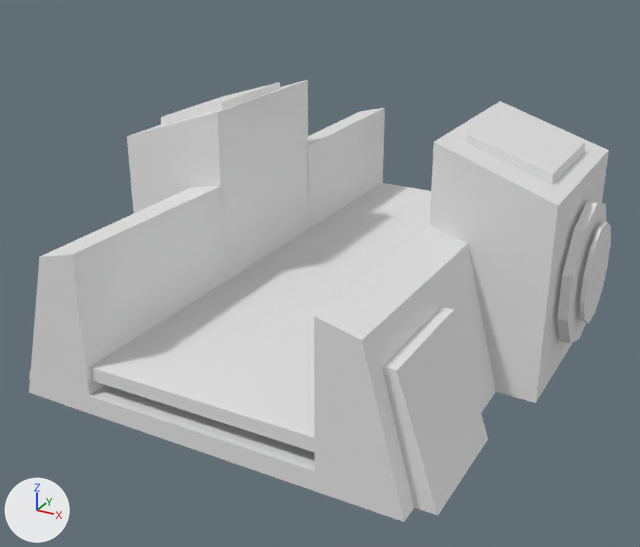
What one commit did to the glTF model Assets/Models/MetalHamAdder/MetalHamAdder.glb.
Before and after are seen from a camera (50 mm lens) standing at (1.28, -2.62, 1.42) and looking at (-0.06, -0.18, 0.2). Every picture has the same lights, and +X, +Y and +Z are marked at lower left. Materials are left out; every surface is plain grey. Where no turn or scale is listed for an object, it has been applied to the vertices. Vertices at the same position are counted once.

The first picture shows 'Belt', 'Tomato', 'cuboid', 'cuboid.001', 'cuboid.002', 'cuboid.003', 'cuboid.004', 'cylinder'.
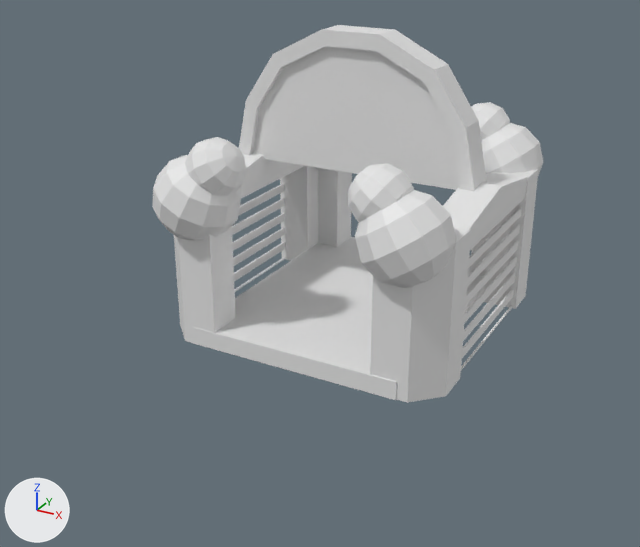
Commit message: ham and tomato adder

Location of each change, [x1, y1, x2, y2] in pixels of the pictures (640 x 547 px):
'cuboid', reshaped, moved (52% narrower, 29% shorter)
    before: [29, 82, 385, 414]
    after: [370, 169, 539, 403]
'cylinder', reshaped, moved, turned
    before: [557, 201, 607, 344]
    after: [152, 25, 543, 288]
'cuboid.003', deleted
    before: [314, 109, 585, 522]
'cuboid.004', deleted
    before: [90, 183, 431, 452]
'cuboid.001', reshaped, moved, turned
    before: [127, 80, 309, 281]
    after: [174, 147, 352, 343]
'cuboid.002', deleted
    before: [429, 101, 609, 403]
'Belt', reshaped
    before: [89, 385, 315, 491]
    after: [192, 237, 484, 400]
'Tomato', deleted
    before: [580, 221, 611, 323]
part 1 of me_mesh_1, added
    after: [469, 207, 522, 267]
part 2 of me_mesh_1, added
    after: [467, 224, 520, 287]
part 3 of me_mesh_1, added
    after: [466, 241, 519, 305]
part 4 of me_mesh_1, added
    after: [464, 257, 517, 324]
part 5 of me_mesh_1, added
    after: [463, 273, 516, 341]
part 6 of me_mesh_1, added
    after: [462, 288, 514, 358]
part 7 of me_mesh_1, added
    after: [461, 306, 512, 370]
part 8 of me_mesh_1, added
    after: [470, 169, 539, 309]
part 9 of me_mesh_1, added
    after: [370, 228, 471, 403]
part 10 of me_mesh_1, deleted
    before: [161, 82, 280, 125]
part 11 of me_mesh_1, deleted
    before: [29, 186, 226, 414]
part 12 of me_mesh_1, deleted
    before: [307, 108, 385, 228]
part 13 of me_mesh_1, added
    after: [443, 172, 527, 250]
part 15 of me_mesh_6, added
    after: [239, 25, 543, 191]
part 16 of me_mesh_6, added
    after: [152, 137, 246, 241]
part 17 of me_mesh_6, added
    after: [348, 163, 456, 288]
part 18 of me_mesh_6, deleted
    before: [557, 201, 607, 344]

Edits to the bpy script that builds the scene:
```text
Change me_mesh_0:
    remove me_mesh_0.from_pydata(...)  # 12 vertices, 24 faces; spans x -0.38..0.38, y -1.0..1.0, z 0.0..0.06
    add me_mesh_0.from_pydata(...)  # 8 vertices, 12 faces; spans x -0.38..0.38, y -0.5..0.5, z 0.0..0.06
    me_mesh_0 part 19: the whole mesh is rebuilt
Change me_mesh_1:
    remove me_mesh_1.from_pydata(...)  # 64 vertices, 108 faces; spans x -0.71..-0.38, y -1.0..1.0, z 0.0..0.75
    add me_mesh_1.from_pydata(...)  # 108 vertices, 176 faces; spans x 0.29..0.5, y -0.49..0.5, z -0.19..0.36
    me_mesh_1 part 1: a new loose piece, a box spanning x 0.4812..0.4875, y -0.3156..0.3156, z 0.1719..0.2031
    me_mesh_1 part 2: a new loose piece, a box spanning x 0.4812..0.4875, y -0.3156..0.3156, z 0.1094..0.1406
    me_mesh_1 part 3: a new loose piece, a box spanning x 0.4812..0.4875, y -0.3156..0.3156, z 0.0469..0.0781
    me_mesh_1 part 4: a new loose piece, a box spanning x 0.4812..0.4875, y -0.3156..0.3156, z -0.0156..0.0156
    me_mesh_1 part 5: a new loose piece, a box spanning x 0.4812..0.4875, y -0.3156..0.3156, z -0.0781..-0.0469
    me_mesh_1 part 6: a new loose piece, a box spanning x 0.4812..0.4875, y -0.3156..0.3156, z -0.1406..-0.1094
    me_mesh_1 part 7: a new loose piece, a box spanning x 0.4812..0.4875, y -0.3156..0.3156, z -0.1844..-0.1781
    me_mesh_1 part 8: a new loose piece of 20 vertices spanning x 0.29..0.5, y 0.29..0.5, z -0.19..0.31
    me_mesh_1 part 9: a new loose piece of 20 vertices spanning x 0.29..0.5, y -0.49..-0.28, z -0.19..0.31
    me_mesh_1 part 10: the loose piece of 16 vertices spanning x -0.71..-0.39, y -0.19..0.19, z 0.55..0.75 is deleted
    me_mesh_1 part 11: the loose piece of 8 vertices spanning x -0.62..-0.38, y -1.0..-0.29, z 0.0..0.51 is deleted
    me_mesh_1 part 12: the loose piece of 8 vertices spanning x -0.62..-0.38, y 0.29..1.0, z 0.0..0.5 is deleted
    me_mesh_1 part 13: 12 vertices added at x 0.37..0.49, y -0.29..0.29, z 0.24..0.36
Change me_mesh_2:
    used by ob_cuboid_001; parent = ob_node_12; location = (0.0, 0.0, 0.0)
    remove me_mesh_2.from_pydata(...)  # 8 vertices, 12 faces; spans x -0.75..-0.375, y -0.312..0.312, z 0.0..0.75
    add me_mesh_2.from_pydata(...)  # 108 vertices, 176 faces; spans x -0.077..0.136, y -0.496..0.499, z -0.255..0.295
    me_mesh_2 part 14: 8 vertices removed from x -0.75..-0.375, y -0.312..0.312, z 0.0..0.75; 108 vertices added at x -0.077..0.136, y -0.496..0.499, z -0.255..0.295
Change me_mesh_6:
    used by ob_cylinder; parent = ob_bone2; location = (-1.656, -0.00625, 0.309); rotation_euler = (-3.142, -1.571, 0.0), in degrees (-180, -90, 0)
    remove me_mesh_6.from_pydata(...)  # 65 vertices, 120 faces; spans x -0.261..0.261, y -0.25..0.25, z 2.31..2.451
    add me_mesh_6.from_pydata(...)  # 576 vertices, 1108 faces; spans x -0.489..0.524, y -0.94..-0.302, z -0.611..0.55
    me_mesh_6 part 15: 328 vertices added at x -0.489..0.524, y -0.94..-0.302, z -0.085..0.55
    me_mesh_6 part 16: 124 vertices added at x -0.489..-0.174, y -0.648..-0.302, z -0.605..-0.321
    me_mesh_6 part 17: 124 vertices added at x 0.208..0.524, y -0.648..-0.302, z -0.611..-0.325
    me_mesh_6 part 18: 65 vertices removed from x -0.261..0.261, y -0.25..0.25, z 2.31..2.451
Change ob_cuboid:
    ob_cuboid.location: (0.0, 0.0, 0.0) -> (0.0, 0.0, 0.188)
Change ob_cuboid_001:
    ob_cuboid_001.location: (0.0, 0.0, 0.0) -> (-0.361, 0.000975, 0.255)
    ob_cuboid_001.rotation_euler: (0.0, 0.0, 0.0) -> (0.0, 0.0, -3.142)  # degrees (0, 0, 0) -> degrees (0, 0, -180)
Remove ob_cuboid_002:
    ob_cuboid_002 = bpy.data.objects.new('cuboid.002', me_mesh_3)
Remove ob_cuboid_003:
    ob_cuboid_003 = bpy.data.objects.new('cuboid.003', me_mesh_4)
Remove ob_tomato:
    ob_tomato = bpy.data.objects.new('Tomato', me_mesh_5)
Change ob_cylinder:
    ob_cylinder.location: (-1.656, -0.00625, 0.309) -> (-0.022, 0.0281, 0.0569)
    ob_cylinder.rotation_euler: (-3.142, -1.571, 0.0) -> (-1.571, 0.0, 0.0)  # degrees (-180, -90, 0) -> degrees (-90, 0, 0)
Remove ob_cuboid_004:
    ob_cuboid_004 = bpy.data.objects.new('cuboid.004', me_mesh_9)
```
